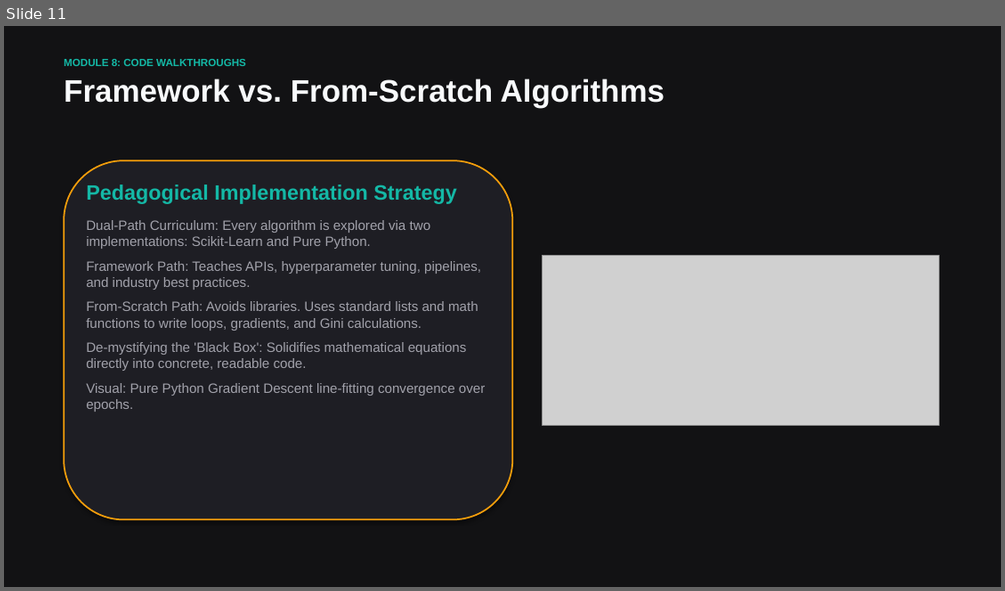
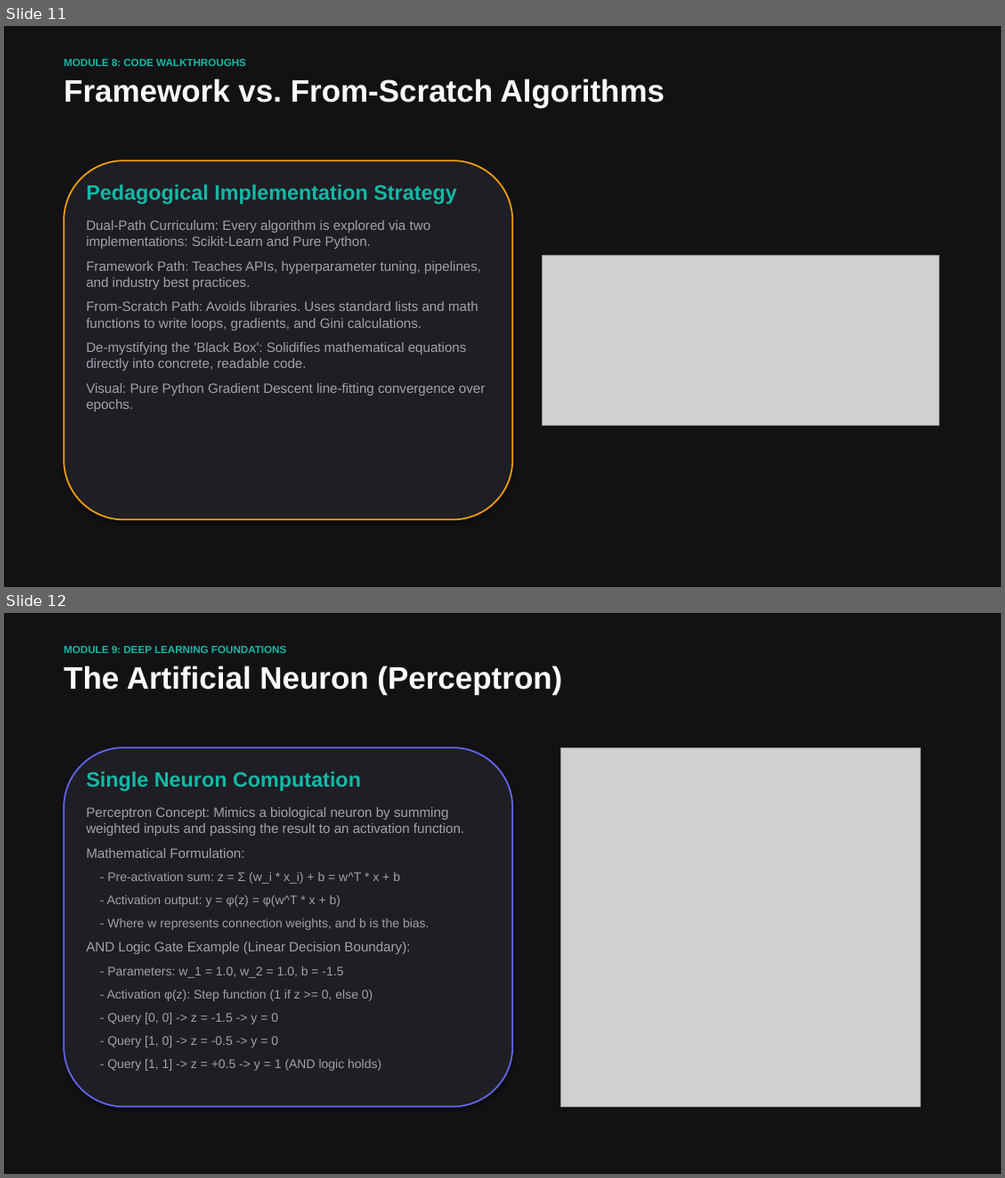
Before and after one commit to vdonthireddy/ai-course, a slide deck: machine_learning_fundamentals.pptx. Shown one above the other, each under a label of ours: slide 11 before the commit, slides 11 and 12 after it. The pictures are 1005x591 and 1005x1178 pixels, drawn with LibreOffice and Linux fonts; fonts in the diff are those of the drawing; grey boxes stand for pictures. Boxes give left, top, right and bottom in pixels: in the first picture for what was removed or moved away, otherwise in the second. Text is boxed around its words. In the diff, an @@ line names an element or a change of style, - is before the commit and + after.

Commit message:
Expand ML fundamentals presentation with Deep Learning and Agentic AI slides

```diff
--- a/machine_learning_fundamentals.pptx
+++ b/machine_learning_fundamentals.pptx
@@ slide 12 added at box(4, 613, 1001, 1174), background #121214 @@
@@ text added at box(64, 646, 286, 653), 10 pt, text #14B8A6, bold @@
+MODULE 9: DEEP LEARNING FOUNDATIONS
@@ text added at box(64, 666, 562, 695), 30 pt, text #F8FAFC, bold @@
+The Artificial Neuron (Perceptron)
@@ rounded rectangle added at box(64, 747, 512, 1107), fill #1E1E24, outline #6366F1 1.5 pt @@
@@ text added at box(86, 771, 464, 1070), 12 pt, text #A1A1AA @@
+Single Neuron Computation
+Perceptron Concept: Mimics a biological neuron by summing weighted inputs and passing the result to an activation function.
+Mathematical Formulation:
+- Pre-activation sum: z = Σ (w_i * x_i) + b = w^T * x + b
+- Activation output: y = φ(z) = φ(w^T * x + b)
+- Where w represents connection weights, and b is the bias.
+AND Logic Gate Example (Linear Decision Boundary):
+- Parameters: w_1 = 1.0, w_2 = 1.0, b = -1.5
+- Activation φ(z): Step function (1 if z >= 0, else 0)
+- Query [0, 0] -> z = -1.5 -> y = 0
+- Query [1, 0] -> z = -0.5 -> y = 0
+- Query [1, 1] -> z = +0.5 -> y = 1 (AND logic holds)
@@ picture added at box(561, 747, 920, 1107) @@
```
Also in this commit, not shown: 6 slides changed, 9 other slides added, 2 other files.
